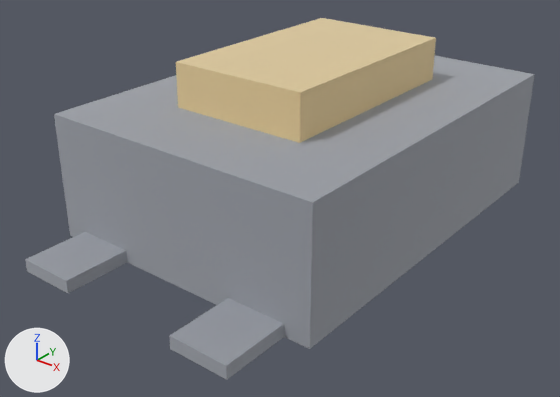
One commit to the glTF model parts/tactile-switch-smd/tactile-switch-smd.glb: the scene before it, then after it.
Both versions are drawn from a 50 mm camera at (0.00518, -0.00707, 0.00436) aimed at (-0.00007, -0.00051, 0.00029). The axes (+X, +Y, +Z) are drawn at lower left. The lights are the same throughout. The first picture is the older version. Where no turn or scale is listed for an object, it has been applied to the vertices.

Names of what the first picture shows: 'Mesh_0', 'button'.
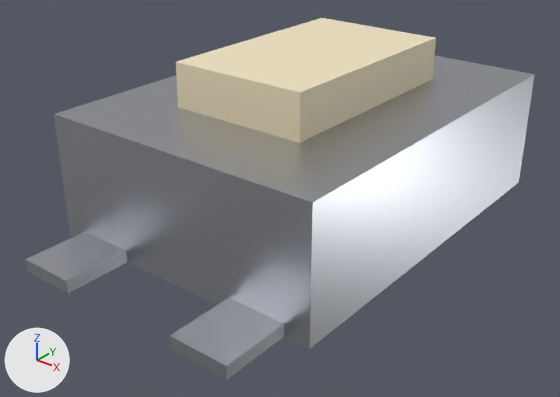
Pixel boxes (x1, y1, x2, y2) of what changed, in the pictures (560 x 397 px):
'Mesh_0', surface changed
    both: (25, 55, 535, 380)
'button', surface changed
    both: (176, 18, 436, 143)

The change, as a diff of the scene's bpy script:
```diff
--- a/parts/tactile-switch-smd/tactile-switch-smd.glb.py
+++ b/parts/tactile-switch-smd/tactile-switch-smd.glb.py
@@ mat_mat_0 @@
 mat_mat_0.metallic = 1.0
-mat_mat_0.roughness = 1.0
+mat_mat_0.roughness = 0.36
@@ mat_mat_1 @@
 mat_mat_1.base_color = (0.896, 0.791, 0.552)  # beige #f3e6c4
-mat_mat_1.metallic = 1.0
-mat_mat_1.roughness = 1.0
+mat_mat_1.roughness = 0.52
```
